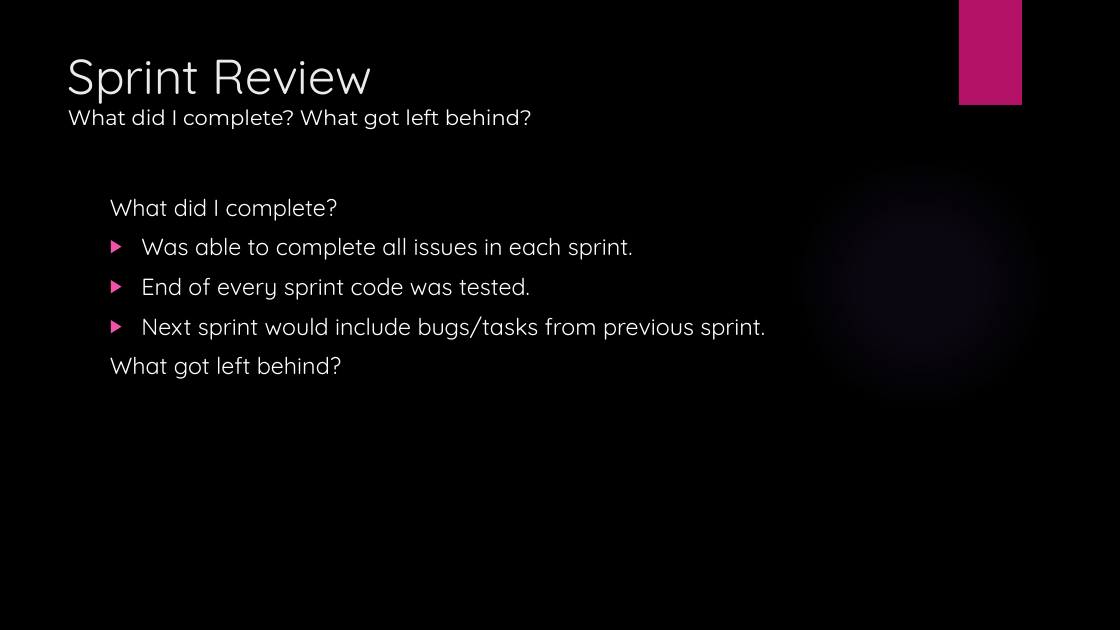
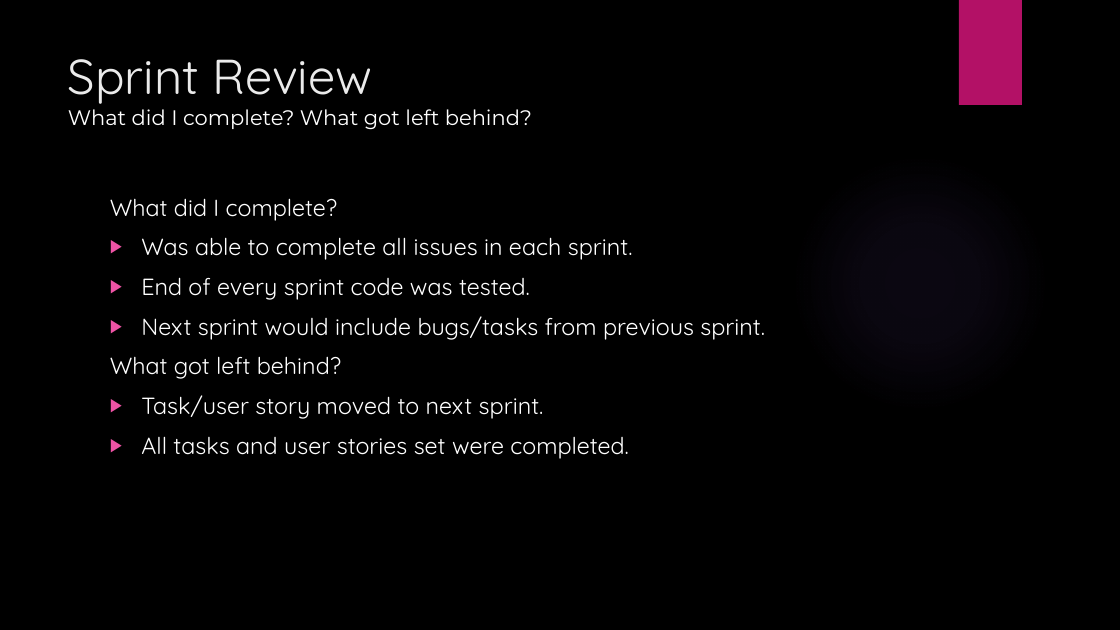
Before and after one commit to ashkl/HWA-CarModTracker, a slide deck: slide 8 of Documentation/HWA Project.pptx (slide 7 before the commit). Drawn at 1120x630 pixels with LibreOffice and Linux fonts; fonts in the diff are those of the drawing; background and template pictures are left out. Boxes give left, top, right and bottom in pixels: in the first picture for what was removed or moved away, otherwise in the second. Text is boxed around its words. In the diff, an @@ line names an element or a change of style, - is before the commit and + after.

```diff
--- a/Documentation/HWA Project.pptx
+++ b/Documentation/HWA Project.pptx
@@ text at (141,395,629,459): paragraphs added @@
+▶ Task/user story moved to next sprint.
+▶ All tasks and user stories set were completed.
```
Also in this commit, not shown: 3 other slides changed, 1 slide added, 15 other files.
